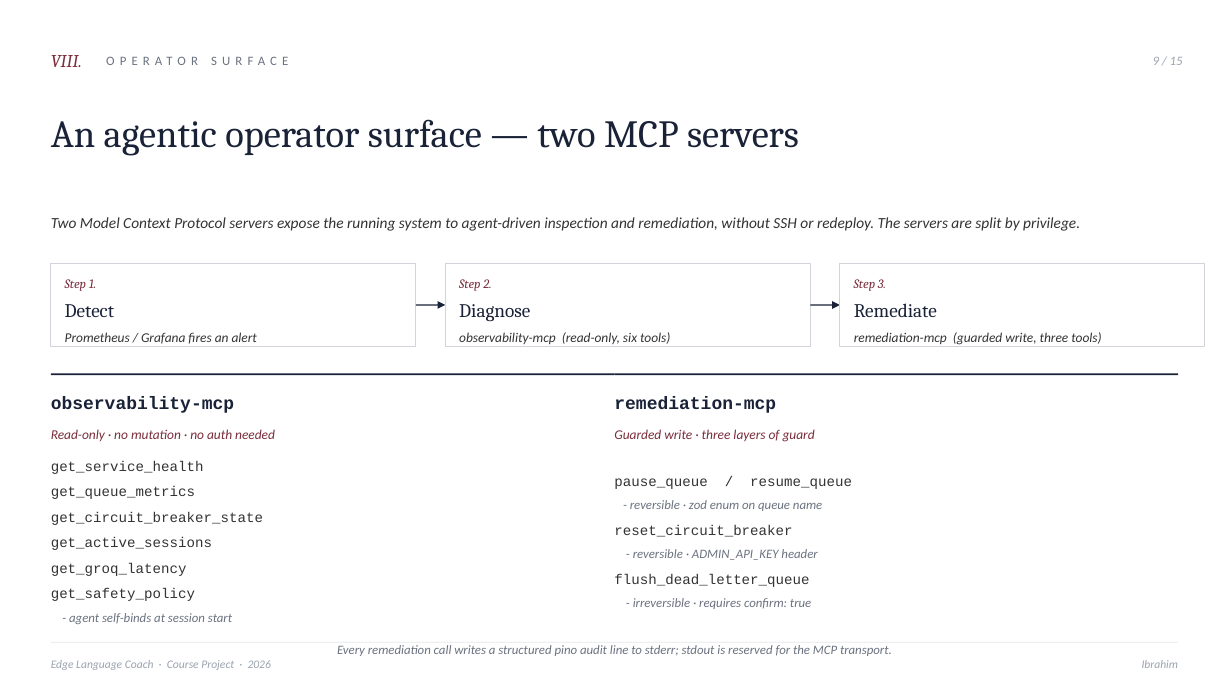
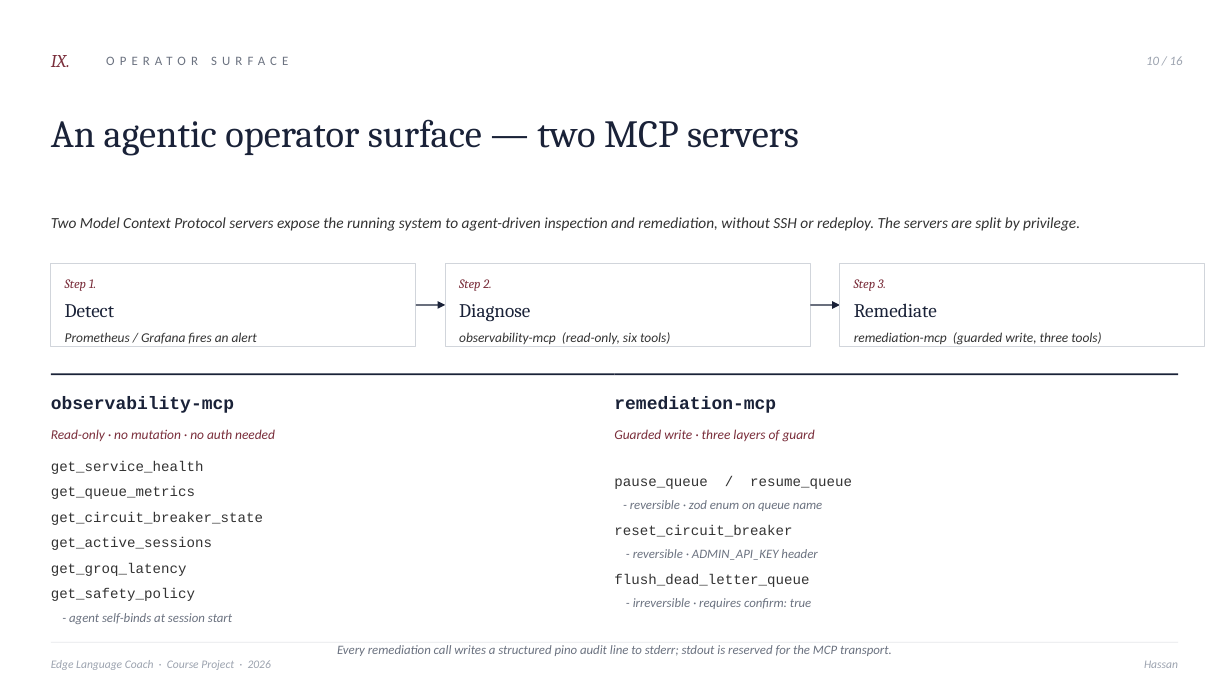
Before and after one commit to ibrahemaskar11/edge-language-coach, a slide deck: slide 10 of docs/edge-language-coach.pptx (slide 9 before the commit). Drawn at 1232x693 pixels with LibreOffice and Linux fonts; fonts in the diff are those of the drawing. Boxes give left, top, right and bottom in pixels: in the first picture for what was removed or moved away, otherwise in the second. Text is boxed around its words. In the diff, an @@ line names an element or a change of style, - is before the commit and + after.

```diff
--- a/docs/edge-language-coach.pptx
+++ b/docs/edge-language-coach.pptx
@@ text at box(51, 55, 70, 67): text changed @@
-VIII.
+IX.
@@ text at box(1146, 56, 1183, 65): text changed @@
-9 / 15
+10 / 16
@@ text at box(1144, 661, 1178, 668): text changed @@
-Ibrahim
+Hassan
```
Also in this commit, not shown: 12 other slides changed, 1 slide added.
